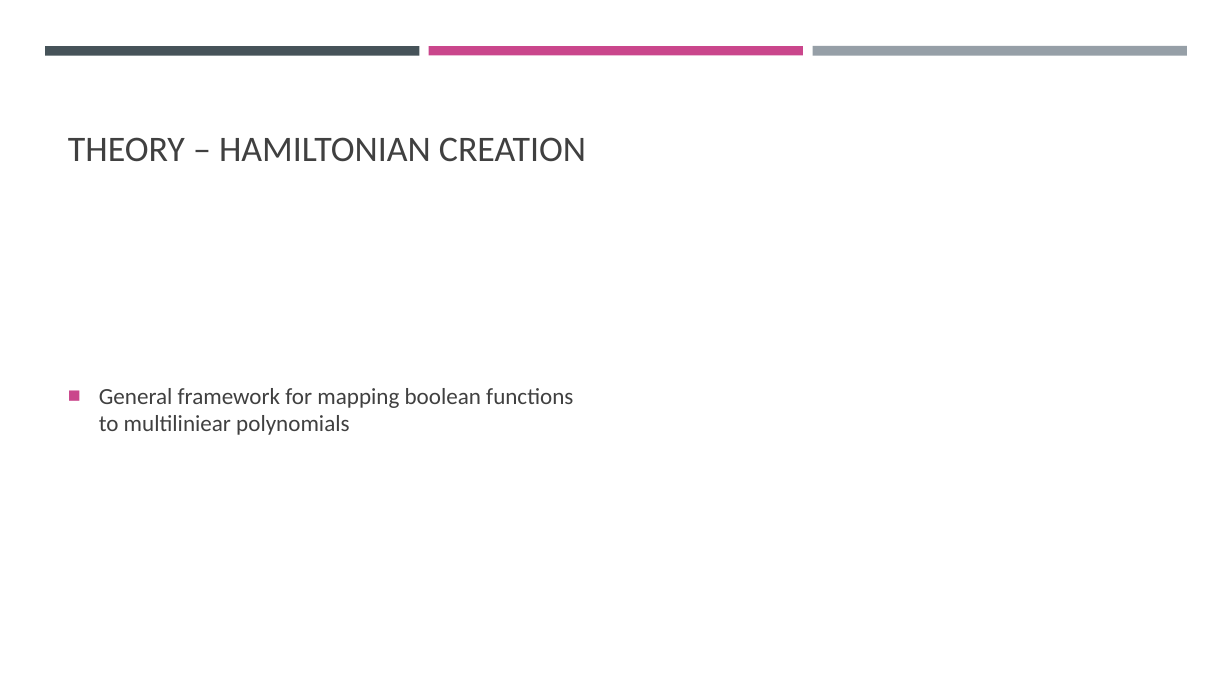
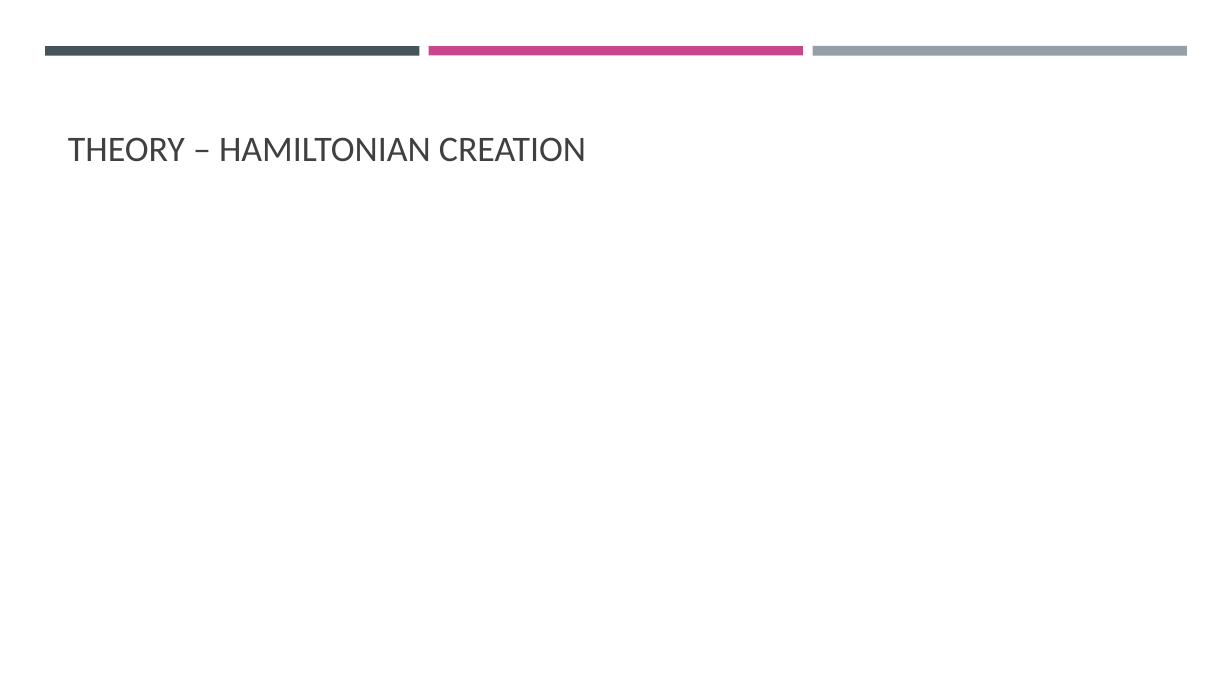
Before and after one commit to CodeJP97/QHT-2022-WoQ, a slide deck: slide 9 of Lecture.pptm. Drawn at 1232x693 pixels with LibreOffice and Linux fonts; fonts in the diff are those of the drawing; grey boxes stand for pictures. Boxes give left, top, right and bottom in pixels: in the first picture for what was removed or moved away, otherwise in the second. Text is boxed around its words. In the diff, an @@ line names an element or a change of style, - is before the commit and + after.

```diff
--- a/Lecture.pptm
+++ b/Lecture.pptm
@@ text removed at bbox=[99, 388, 573, 435] @@
-■ General framework for mapping boolean functions to multiliniear polynomials
```
Also in this commit, not shown: 7 other slides changed, 2 slides added, 1 slide removed, 1 other file.
